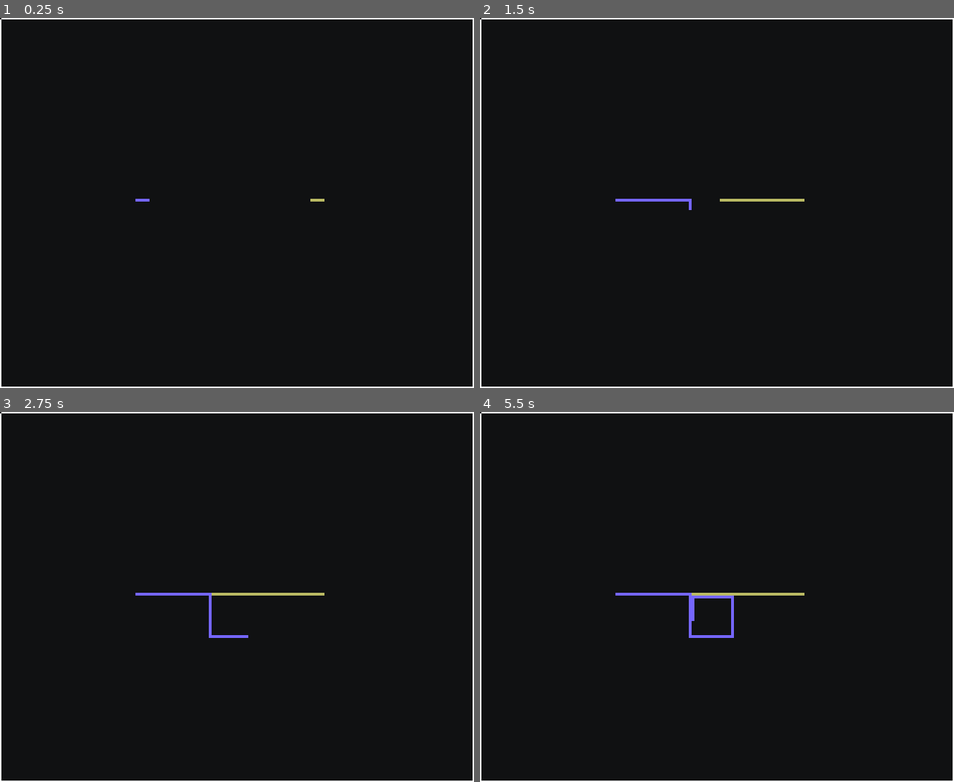
Above: before the commit, frames 1-4 (two rows, left to right).
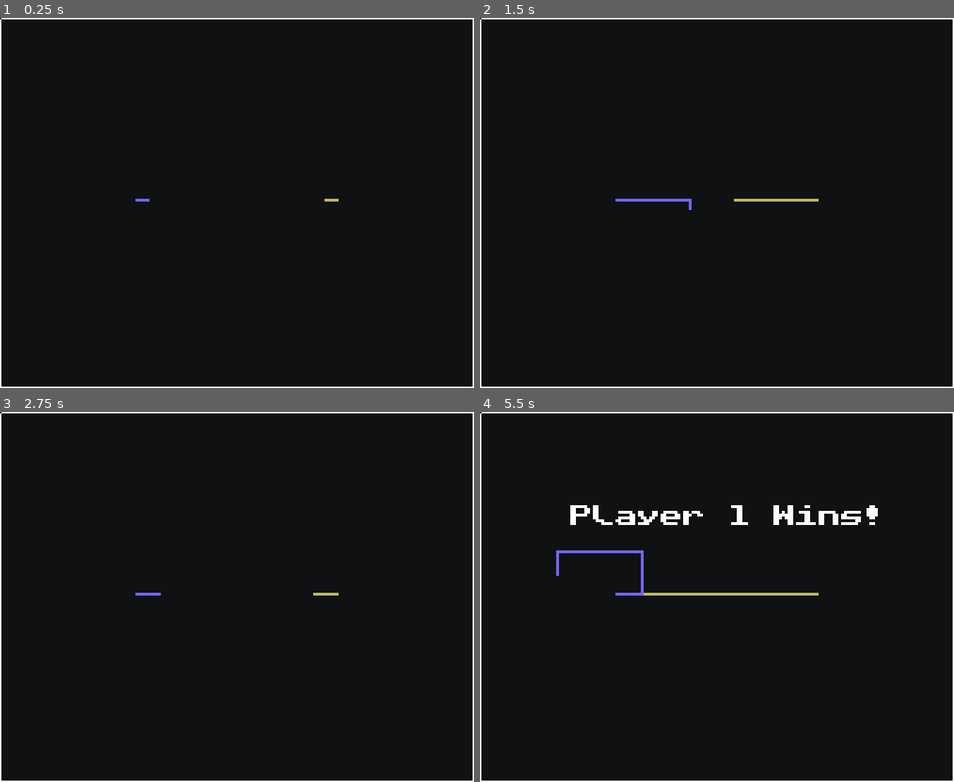
Above: after the commit, the same moments.

Repository: matthewkayin/lightcycle
Game: Godot game, scene res://main.tscn
The game is run twice, just before and just after one commit, with the same random seed, the same clock (stepped at 60 frames per second) and the same inputs.
Inputs (mouse positions are in pixels of both pictures, inside the frame that each line leads up to):
- Up to frame 1 (0.25 s): no input
- Up to frame 2 (1.5 s): tap Enter at 0.5 s; move the mouse to (821, 184) at 0.52 s; hold D (p1_right) 0.53-1.28 s; tap F (p1_a) at 0.6 s; click (821, 184) at 0.67 s; tap , (p2_a) at 0.8, 1.35 s; tap Space at 1.25 s; move the mouse to (622, 221) at 1.27 s; hold S (p1_down) from 1.28 s (still down)
- Up to frame 3 (2.75 s): tap F (p1_a) at 1.55 s; tap Enter at 2 s; move the mouse to (284, 515) at 2.02 s; release S (p1_down) at 2.03 s; hold D (p1_right) from 2.03 s (still down); hold 1 (one_player) from 2.03 s (still down); tap , (p2_a) at 2.3 s
- Up to frame 4 (5.5 s): move the mouse to (693, 671) at 2.77 s; release D (p1_right) at 2.78 s; release 1 (one_player) at 2.78 s; hold W (p1_up) 2.78-3.53 s; tap F (p1_a) at 2.85, 4.35 s; click (693, 671) at 2.92 s; move the mouse to (859, 652) at 3.52 s; hold A (p1_left) 3.53-5.03 s; tap , (p2_a) at 3.6, 5.1 s; move the mouse to (574, 541) at 4.27 s; tap Space at 5 s; move the mouse to (740, 597) at 5.02 s; hold S (p1_down) from 5.03 s (still down); click (740, 597) at 5.17 s

The runs differ from the first frame. In frame 1, less than 0.1% of the frame differs, in the area x 65-72%, y 48-50%; in frame 2, less than 0.1%; in frame 3, 0.4%; in frame 4, 1.8%, in the area x 16-84%, y 25-62%.

Commit message:
another commit

Diff:
--- a/main.gd
+++ b/main.gd
@@ -3,6 +3,12 @@
 @onready var move_timer = $move_timer
 @onready var player1 = $player1
 @onready var player2 = $player2
+@onready var label = $label
+
+enum State {
+	RUNNING,
+	GAME_OVER
+}
 
 const CELL_SIZE: int = 2
 const SCREEN_WIDTH: int = 336
@@ -12,31 +18,55 @@
 const GRID_SIZE: int = GRID_WIDTH * GRID_HEIGHT
 
 var grid: Array[bool]
+var state: State = State.RUNNING
 
 func _ready() -> void:
+	grid.resize(GRID_SIZE)
+	move_timer.timeout.connect(_on_timeout)
+	self.set_running()
+
+func set_running():
+	label.text = ""
 	player1.setup(CELL_SIZE)
 	player2.setup(CELL_SIZE)
-	move_timer.timeout.connect(_on_timeout)
 	grid.resize(GRID_SIZE)
 	grid.fill(false)
+	self.state = State.RUNNING
+	self.move_timer.start()
+
+func set_game_over(message: String):
+	label.text = message
+	self.move_timer.stop()
+	self.state = State.GAME_OVER
 
 func is_in_bounds(cell: Vector2i) -> bool:
-	return !(cell.x < 0 || cell.y < 0 || cell.x >= GRID_WIDTH || cell.y >= GRID_HEIGHT)
+	return !(cell.x < 1 || cell.y < 1 || cell.x >= GRID_WIDTH - 1 || cell.y >= GRID_HEIGHT - 1)
 
 func is_blocked(cell: Vector2i) -> bool:
 	if !is_in_bounds(cell):
-		return false
+		return true
 	return grid[cell.x + (cell.y * GRID_WIDTH)]
 
 func set_blocked(cell: Vector2i, value: bool):
 	grid[cell.x + (cell.y * GRID_WIDTH)] = value
 
 func _on_timeout():
+	var is_tie = player1.get_next() == player2.get_next()
+
 	player1.step()
 	player2.step()
 
-func _process(delta: float) -> void:
-	pass
+	if (player1.is_dead && player2.is_dead) || is_tie:
+		self.set_game_over("It's a Tie!")
+	elif player1.is_dead:
+		self.set_game_over("Player 2 Wins!!")
+	elif player2.is_dead:
+		self.set_game_over("Player 1 Wins!")
+
+func _process(_delta: float) -> void:
+	var a_button_pressed = Input.is_action_just_pressed("p1_a") || Input.is_action_just_pressed("p2_a")
+	if self.state == State.GAME_OVER && a_button_pressed:
+		self.set_running()
 
 func _draw():
 	var border_rect = Rect2(Vector2(1, 1), Vector2(SCREEN_WIDTH - 1, SCREEN_HEIGHT - 1))
--- a/main.tscn
+++ b/main.tscn
@@ -1,21 +1,24 @@
 [gd_scene format=3 uid="uid://cqow47bch5ocs"]
 
 [ext_resource type="Script" uid="uid://x4p65eigl4y3" path="res://main.gd" id="1_h2yge"]
+[ext_resource type="FontFile" uid="uid://cesec6k08077n" path="res://PublicPixel.ttf" id="2_0xm2m"]
 [ext_resource type="Script" uid="uid://b2ce2lyvtd1tq" path="res://background.gd" id="2_h2yge"]
 [ext_resource type="Script" uid="uid://bkbetdgxmlakh" path="res://player.gd" id="3_h2yge"]
 
+[sub_resource type="LabelSettings" id="LabelSettings_fixqm"]
+font = ExtResource("2_0xm2m")
+
 [node name="scene" type="Node2D" unique_id=864486268]
 script = ExtResource("1_h2yge")
-
-[node name="move_timer" type="Timer" parent="." unique_id=135127577]
-wait_time = 0.05
-autostart = true
 
 [node name="background" type="ColorRect" parent="." unique_id=943610378]
 offset_right = 336.0
 offset_bottom = 262.0
 color = Color(0.0627451, 0.06666667, 0.07058824, 1)
 script = ExtResource("2_h2yge")
+
+[node name="move_timer" type="Timer" parent="." unique_id=135127577]
+wait_time = 0.05
 
 [node name="player1" type="Node2D" parent="." unique_id=1824841389]
 script = ExtResource("3_h2yge")
@@ -35,8 +38,23 @@
 starting_direction = Vector2i(-1, 0)
 
 [node name="debug_head" type="ColorRect" parent="player2" unique_id=1109136692]
-offset_left = 228.0
+offset_left = 238.0
 offset_top = 128.0
-offset_right = 232.0
+offset_right = 242.0
 offset_bottom = 132.0
 color = Color(0.7294118, 0.7294118, 0.3882353, 1)
+
+[node name="label" type="Label" parent="." unique_id=1691384329]
+anchors_preset = 8
+anchor_left = 0.5
+anchor_top = 0.5
+anchor_right = 0.5
+anchor_bottom = 0.5
+offset_left = 64.0
+offset_top = 64.0
+offset_right = 288.0
+offset_bottom = 87.0
+grow_horizontal = 2
+grow_vertical = 2
+label_settings = SubResource("LabelSettings_fixqm")
+horizontal_alignment = 1
--- a/player.gd
+++ b/player.gd
@@ -9,6 +9,7 @@
 var tail: Array[Vector2i] = []
 var direction: Vector2i
 var color: Color
+var is_dead: bool
 
 var DIRECTION_INPUTS: Array[String]
 const DIRECTION_VECTOR2I = [
@@ -32,12 +33,17 @@
 	debug_head.visible = false
 	direction = starting_direction
 	var cell = Vector2i(debug_head.position) / CELL_SIZE
-	tail.push_back(cell)
+	self.tail = [cell]
+	self.is_dead = false
+
+func get_next():
+	return tail.back() + direction
 
 func step():
-	var next = tail.back() + direction
+	var next = self.get_next()
 	var grid = get_parent()
 	if grid.is_blocked(next):
+		self.is_dead = true
 		return
 	grid.set_blocked(next, true)
 	tail.push_back(next)
